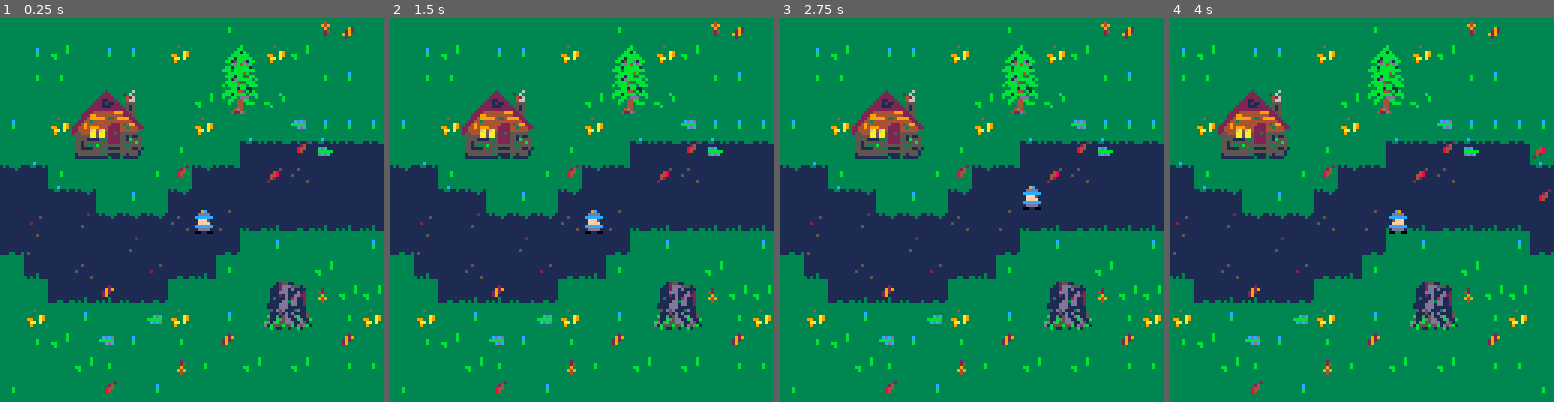
Above: before the commit, frames 1-4 (left to right).
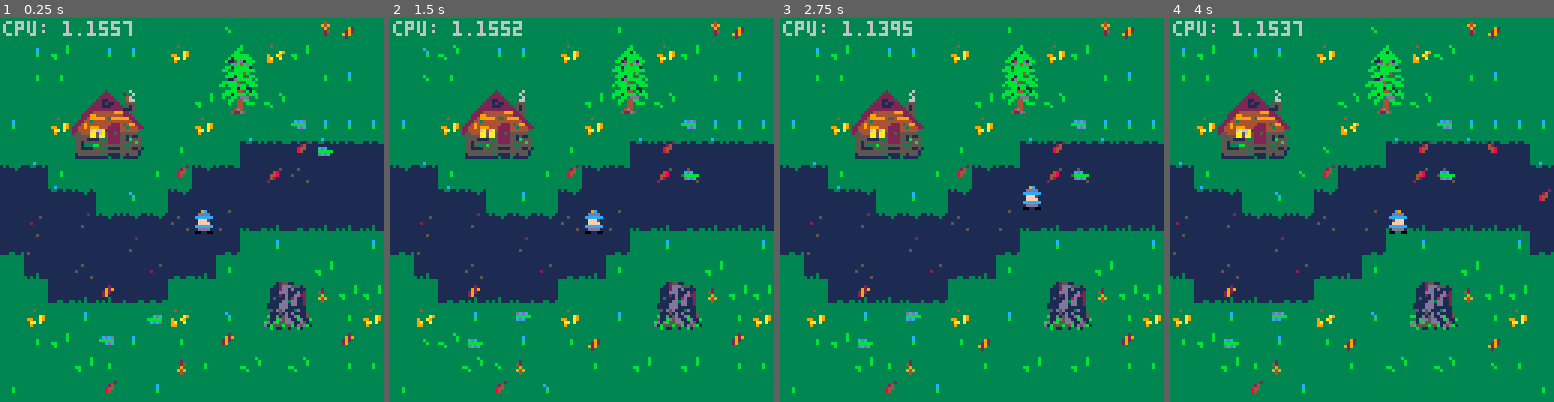
Above: after the commit, the same moments.

Repository: schoblaska/pico-8
Game: PICO-8 cartridge src/kaido.p8
Same seed, same stepped clock (60 frames per second), same inputs: the game is played once before the commit and once after it.
Inputs:
- Up to frame 1 (0.25 s): no input
- Up to frame 2 (1.5 s): tap X (X key) at 0.33, 1.07 s; tap O (Z key) at 0.7 s
- Up to frame 3 (2.75 s): hold Right 1.6-2.1 s; tap O (Z key) at 1.7, 2.1, 2.5 s; tap X (X key) at 1.85 s; hold Up 2.15-2.42 s; hold Right from 2.47 s (still down)
- Up to frame 4 (4 s): tap O (Z key) at 2.9, 3.3, 3.7 s; tap X (X key) at 2.97 s; release Right at 3.03 s; hold Left 3.08-3.58 s; hold Down 3.63-3.97 s

The runs differ from the first frame. In frame 1, 1.0% of the frame differs, in the area x 0-81%, y 0-92%; in frame 2, 1.6%; in frame 3, 1.3%; in frame 4, 2.3%, in the area x 0-98%, y 0-93%.

Commit message:
update gusts

Diff:
--- a/src/kaido.p8
+++ b/src/kaido.p8
@@ -52,22 +52,12 @@
     move = entity_move
   }
 
-  -- gusts = {
-  --   {
-  --     offset = 0,
-  --     speed = 2,
-  --     mapx = 1
-  --   },
-  --   {
-  --     offset = 0,
-  --     speed = 10,
-  --     mapx = 2
-  --   }
-  -- }
-
   gusts = {}
-
   leaves = {}
+
+  for n = 1, flr(mapwidth / 16) do
+    add(gusts, { x = flr(rnd(mapwidth)), speed = flr(rnd(10) + 3), mapx = flr(rnd(2) + 1) })
+  end
 
   -- TODO: replace with refresh_leaves()
   for x = 0, mapwidth - 1 do
@@ -92,7 +82,7 @@
 function _update60()
   for gust in all(gusts) do
     if rnd(windspeed) < gust.speed then
-      gust.offset += 1
+      gust.x = (gust.x - 1) % mapwidth
     end
   end
 
@@ -112,9 +102,15 @@
     displace_leaf(player.x, player.y, 0, 1)
   end
 
-  if mcam_offset() + 5 > player.x then
+  -- the camera offset is always left of the player
+  -- if cam_offset is greater than player.x, it means that the offset
+  -- has "looped" around the map but the player has not
+  -- subtracting mapwidth from cam_offset makes comparison easier
+  local mcam_offset = cam_offset > player.x and cam_offset - mapwidth or cam_offset
+
+  if mcam_offset + 5 > player.x then
     cam_offset = (cam_offset - 1) % mapwidth
-  elseif mcam_offset() + 10 < player.x then
+  elseif mcam_offset + 10 < player.x then
     cam_offset = (cam_offset + 1) % mapwidth
   end
 
@@ -179,6 +175,8 @@
       end
     end
   end
+
+  print("cpu: " .. stat(1), 1, 1, 6)
 end
 
 function modmget(x, y)
@@ -225,13 +223,11 @@
 
       if rnd(leafspeed) < 1 then
         if leaf_can_move_to(leaf.x - 1, leaf.y) then
-          leaf.x -= 1
+          leaf:move(-1, 0)
         elseif leaf_can_move_to(leaf.x - 1, leaf.y - 1) then
-          leaf.x -= 1
-          leaf.y -= 1
+          leaf:move(-1, -1)
         elseif leaf_can_move_to(leaf.x - 1, leaf.y + 1) then
-          leaf.x -= 1
-          leaf.y += 1
+          leaf:move(-1, 1)
         end
       end
     end
@@ -258,20 +254,16 @@
   end
 end
 
--- the camera offset is always left of the player
--- if cam_offset is greater than player.x, it means that the offset
--- has "looped" around the map but the player has not
--- subtracting mapwidth from cam_offset makes comparison possible
-function mcam_offset()
-  return cam_offset > player.x and cam_offset - mapwidth or cam_offset
-end
-
 function is_gusting(x, y)
   for gust in all(gusts) do
-    local mapx = gust.mapx * 16 + (gust.offset + x) % 16
-
-    if modmget(mapx, y) == sprites.gust then
-      return true
+    local mgustx = gust.x > x and gust.x - mapwidth or gust.x
+
+    if x >= mgustx and x <= mgustx + 16 then
+      local mapx = gust.mapx + x - mgustx
+
+      if mget(mapx, y) == sprites.gust then
+        return true
+      end
     end
   end
 
